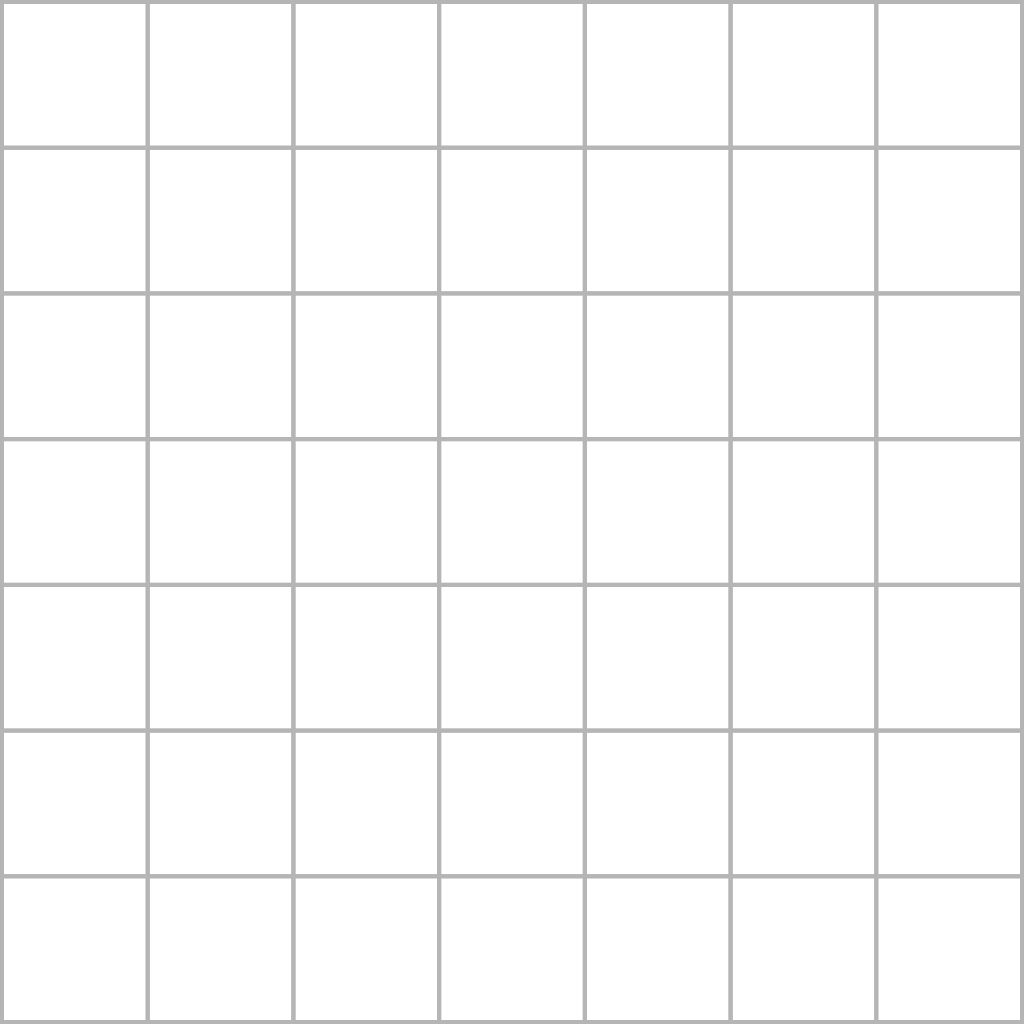
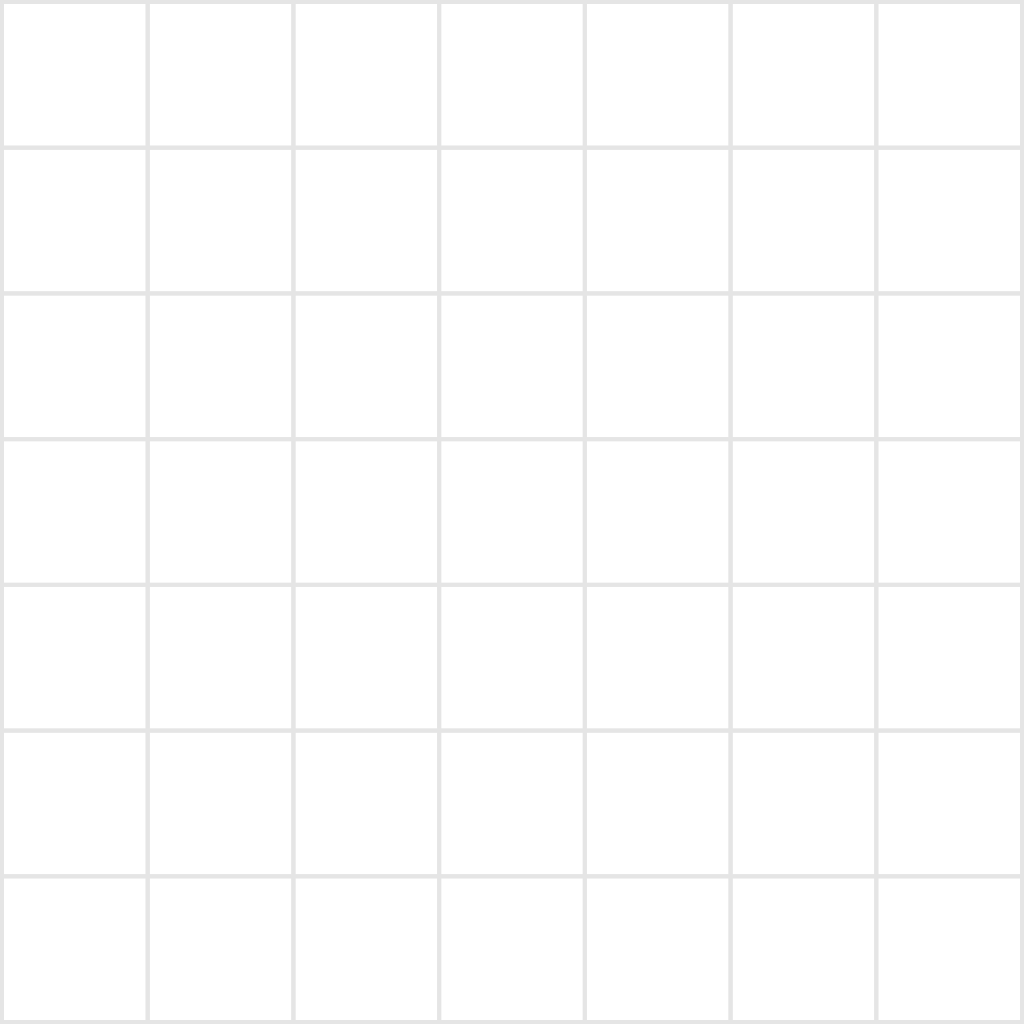
Layer changes from the first 1024 x 1024 image to the second:
"Vector Smart Object": opacity 29% → 10% over [0, 0, 1024, 1024]
